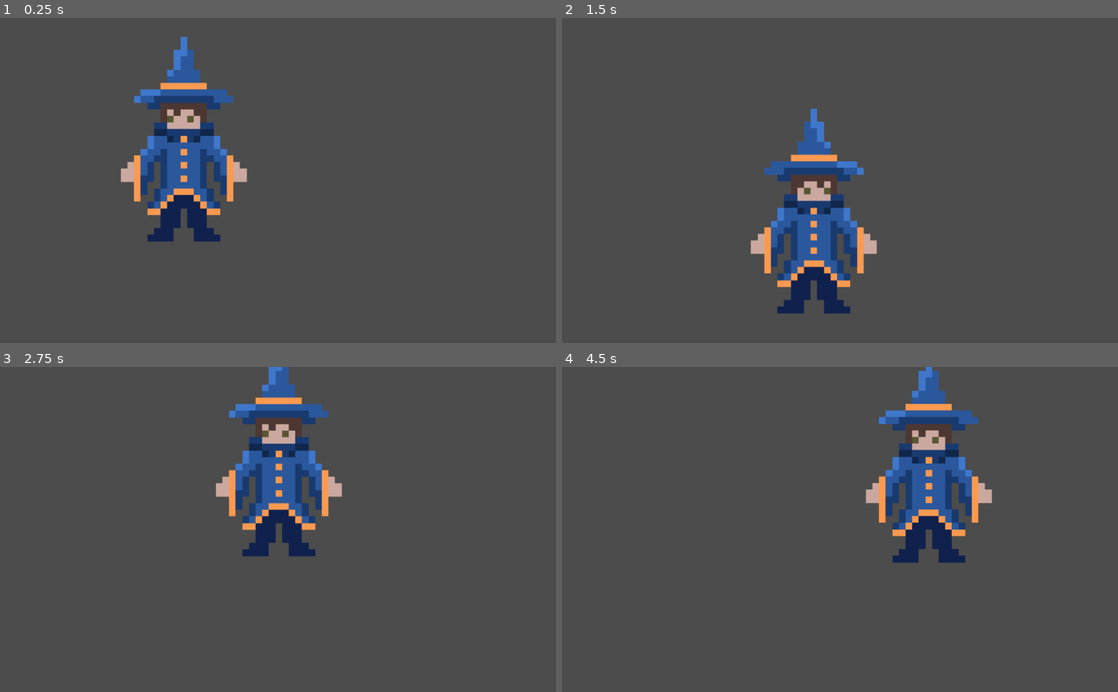
Above: before the commit, frames 1-4 (two rows, left to right).
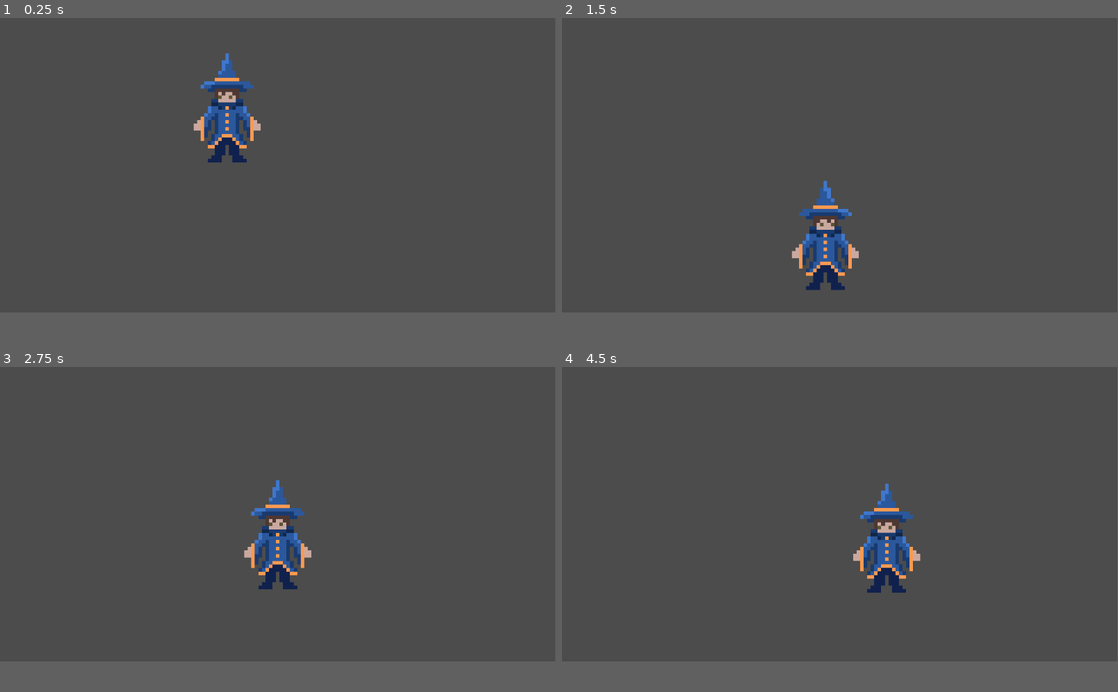
Above: after the commit, the same moments.

Repository: Schlangenbarde/ZweiteGameJam
Game: Godot game, scene res://Scene/Game/Main Scene.tscn
The game is run twice, just before and just after one commit, with the same random seed, the same clock (stepped at 60 frames per second) and the same inputs.
Inputs:
- Up to frame 1 (0.25 s): no input
- Up to frame 2 (1.5 s): hold D (Right) from 0.53 s (still down); tap Space (Shoot) at 0.6, 1.35 s; tap W (Jump) at 0.77 s
- Up to frame 3 (2.75 s): tap W (Jump) at 1.52 s; release D (Right) at 2.03 s; hold A (Left) from 2.03 s (still down); tap Space (Shoot) at 2.1 s
- Up to frame 4 (4.5 s): release A (Left) at 2.78 s; hold D (Right) 2.78-4.28 s; tap Space (Shoot) at 2.85, 3.6, 4.35 s; tap W (Jump) at 3.02, 3.77 s; hold A (Left) from 4.28 s (still down)
In our replay, the window is 800x468 before the commit and 799x424 after it. These sizes can differ from the game's own. Grey fills any space a smaller window leaves; there, only what the larger window draws over its background counts as a difference.

The runs differ from the first frame. In frame 1, 8.2% of the frame differs, in the area x 21-47%, y 5-69%; in frame 2, 6.5%; in frame 3, 7.4%; in frame 4, 8.1%.

Commit message:
Add Weapon

Diff:
--- a/Scene/Game/Main Scene.tscn
+++ b/Scene/Game/Main Scene.tscn
@@ -3,17 +3,20 @@
 [ext_resource path="res://Scene/Player/Player.tscn" type="PackedScene" id=1]
 
 [sub_resource type="RectangleShape2D" id=1]
-extents = Vector2( 520.636, 25.1015 )
+extents = Vector2( 1087.74, 25.1015 )
 
 [node name="Main Scene" type="Node2D"]
 
 [node name="Node" type="Node" parent="."]
 
 [node name="StaticBody2D" type="StaticBody2D" parent="Node"]
-position = Vector2( 446.958, 570.491 )
+position = Vector2( 830.952, 996.88 )
+collision_layer = 16
+collision_mask = 0
 
 [node name="CollisionShape2D" type="CollisionShape2D" parent="Node/StaticBody2D"]
+position = Vector2( 0, -5.65686 )
 shape = SubResource( 1 )
 
-[node name="Player" parent="Node/StaticBody2D" instance=ExtResource( 1 )]
-position = Vector2( -108.249, -360.079 )
+[node name="Player" parent="." instance=ExtResource( 1 )]
+position = Vector2( 785.601, 298.093 )
--- a/Scene/Player/Player.tscn
+++ b/Scene/Player/Player.tscn
@@ -1,7 +1,9 @@
-[gd_scene load_steps=5 format=2]
+[gd_scene load_steps=9 format=2]
 
 [ext_resource path="res://Sprites/Player/MageDesign.png" type="Texture" id=1]
 [ext_resource path="res://Skripts/Player/Player.gd" type="Script" id=2]
+[ext_resource path="res://Scene/Player/Weapon/Weapon.tscn" type="PackedScene" id=3]
+[ext_resource path="res://Scene/Player/Weapon/Bullets/Bullet.tscn" type="PackedScene" id=4]
 
 [sub_resource type="RectangleShape2D" id=1]
 extents = Vector2( 121.118, 188.796 )
@@ -14,8 +16,43 @@
 "speed": 5.0
 } ]
 
+[sub_resource type="Animation" id=4]
+resource_name = "AllowShot"
+length = 0.2
+tracks/0/type = "value"
+tracks/0/path = NodePath(".:fireCooldown")
+tracks/0/interp = 1
+tracks/0/loop_wrap = true
+tracks/0/imported = false
+tracks/0/enabled = true
+tracks/0/keys = {
+"times": PoolRealArray( 0.2 ),
+"transitions": PoolRealArray( 1 ),
+"update": 1,
+"values": [ true ]
+}
+
+[sub_resource type="Animation" id=3]
+resource_name = "LoadShot"
+length = 3.0
+tracks/0/type = "value"
+tracks/0/path = NodePath(".:yValue")
+tracks/0/interp = 1
+tracks/0/loop_wrap = true
+tracks/0/imported = false
+tracks/0/enabled = true
+tracks/0/keys = {
+"times": PoolRealArray( 0, 1, 2 ),
+"transitions": PoolRealArray( 1, 1, 1 ),
+"update": 1,
+"values": [ 300, 200, 0 ]
+}
+
 [node name="Player" type="KinematicBody2D"]
+collision_mask = 16
 script = ExtResource( 2 )
+fireCooldown = true
+yValue = 300
 
 [node name="CollisionShape2D" type="CollisionShape2D" parent="."]
 shape = SubResource( 1 )
@@ -23,3 +60,11 @@
 [node name="AnimatedSprite" type="AnimatedSprite" parent="."]
 frames = SubResource( 2 )
 animation = "Idle"
+
+[node name="Weapon" parent="." instance=ExtResource( 3 )]
+position = Vector2( 132.956, 1.97046 )
+Bullet = ExtResource( 4 )
+
+[node name="AnimationPlayer" type="AnimationPlayer" parent="."]
+anims/AllowShot = SubResource( 4 )
+anims/LoadShot = SubResource( 3 )
--- /dev/null
+++ b/Scene/Player/Weapon/Bullets/Bullet.tscn
@@ -0,0 +1,36 @@
+[gd_scene load_steps=4 format=2]
+
+[ext_resource path="res://Skripts/Shooting/Bullets/FireBall.gd" type="Script" id=1]
+
+[sub_resource type="RectangleShape2D" id=1]
+extents = Vector2( 69.987, 7.146 )
+
+[sub_resource type="Animation" id=2]
+resource_name = "BulletDestroy"
+length = 3.0
+tracks/0/type = "method"
+tracks/0/path = NodePath(".")
+tracks/0/interp = 1
+tracks/0/loop_wrap = true
+tracks/0/imported = false
+tracks/0/enabled = true
+tracks/0/keys = {
+"times": PoolRealArray( 3 ),
+"transitions": PoolRealArray( 1 ),
+"values": [ {
+"args": [  ],
+"method": "Destroy"
+} ]
+}
+
+[node name="Bullet" type="RigidBody2D"]
+collision_layer = 2
+collision_mask = 0
+gravity_scale = 0.0
+script = ExtResource( 1 )
+
+[node name="CollisionShape2D" type="CollisionShape2D" parent="."]
+shape = SubResource( 1 )
+
+[node name="AnimationPlayer" type="AnimationPlayer" parent="."]
+anims/BulletDestroy = SubResource( 2 )
--- /dev/null
+++ b/Scene/Player/Weapon/Weapon.tscn
@@ -0,0 +1,6 @@
+[gd_scene load_steps=2 format=2]
+
+[ext_resource path="res://Skripts/Shooting/Weapon.gd" type="Script" id=1]
+
+[node name="Weapon" type="Position2D"]
+script = ExtResource( 1 )
--- a/Skripts/Player/Player.gd
+++ b/Skripts/Player/Player.gd
@@ -2,6 +2,8 @@
 
 #Imports From Scene
 onready var AnimSprite = $AnimatedSprite
+onready var Weapon = $Weapon
+onready var AnimPlayer = $AnimationPlayer
 
 #PlayerStats
 var speed = 10
@@ -9,16 +11,23 @@
 var currentSpeed = Vector2()
 var PlayerLifes = 3
 
+#Weapon Stats
+export(bool) var fireCooldown
+var xSpeed = 100
+export(int) var yValue
+
+
 #Game Physics
 var gravity = 400
 var UpVector = Vector2(0, -1)
 
 func _ready():
-	pass
+	fireCooldown = true
 
 func _physics_process(delta):
 	MovementLeftandRight()
 	PlayerGravity(delta)
+	PlayerShoot()
 
 	move_and_slide(currentSpeed, UpVector)
 	PlayerJump()
@@ -53,6 +62,17 @@
 	if currentSpeed.x <= -150:
 		currentSpeed.x = -150
 
+func PlayerShoot():
+	if Input.is_action_just_pressed("Shoot") and fireCooldown:
+		AnimPlayer.play("LoadShot")
+
+	if Input.is_action_just_released("Shoot") and fireCooldown:
+		AnimPlayer.stop(true)
+		fireCooldown = false
+		AnimPlayer.play("AllowShot")
+		Weapon.shoot(xSpeed, rand_range(yValue, yValue * -1))
+
+
 func AnimationController():
 	if abs(currentSpeed.x) > 0.1:
 		pass
--- /dev/null
+++ b/Skripts/Shooting/Bullets/FireBall.gd
@@ -0,0 +1,10 @@
+extends RigidBody2D
+
+#In Scene
+onready var AnimPlayer = $AnimationPlayer
+
+func _ready():
+	AnimPlayer.play("BulletDestroy")
+
+func Destroy():
+	self.queue_free()
--- /dev/null
+++ b/Skripts/Shooting/Weapon.gd
@@ -0,0 +1,10 @@
+extends Position2D
+
+export(PackedScene) var Bullet
+
+func shoot(xValueSpeed, yValueSpeed):
+	var new_shot = Bullet.instance();
+	get_tree().get_root().add_child(new_shot);
+	new_shot.global_position = global_position;
+
+	new_shot.linear_velocity = self.global_transform.basis_xform(Vector2(xValueSpeed, yValueSpeed));
--- a/project.godot
+++ b/project.godot
@@ -12,7 +12,11 @@
 
 config/name="Zweite Game Jam"
 run/main_scene="res://Scene/Game/Main Scene.tscn"
-config/icon="res://icon.png"
+
+[display]
+
+window/size/width=1920
+window/size/height=1020
 
 [input]
 
@@ -45,6 +49,14 @@
  ]
 }
 
+[layer_names]
+
+2d_physics/layer_1="Player"
+2d_physics/layer_2="PlayerBullets"
+2d_physics/layer_3="Enemy"
+2d_physics/layer_4="EnemyBullets"
+2d_physics/layer_5="Plattforms"
+
 [physics]
 
 common/enable_pause_aware_picking=true
Renamed: icon.png -> GODOTBILD/icon.png
Not shown, changed: GODOTBILD/icon.png.import
